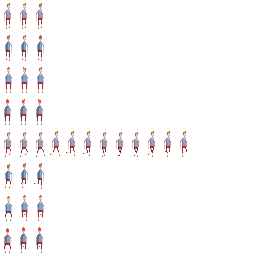
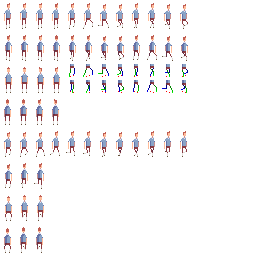
Layered file, before and after one edit (256 x 256). Changes by layer:
painted on "Personnages" over box(20, 3, 188, 125)
